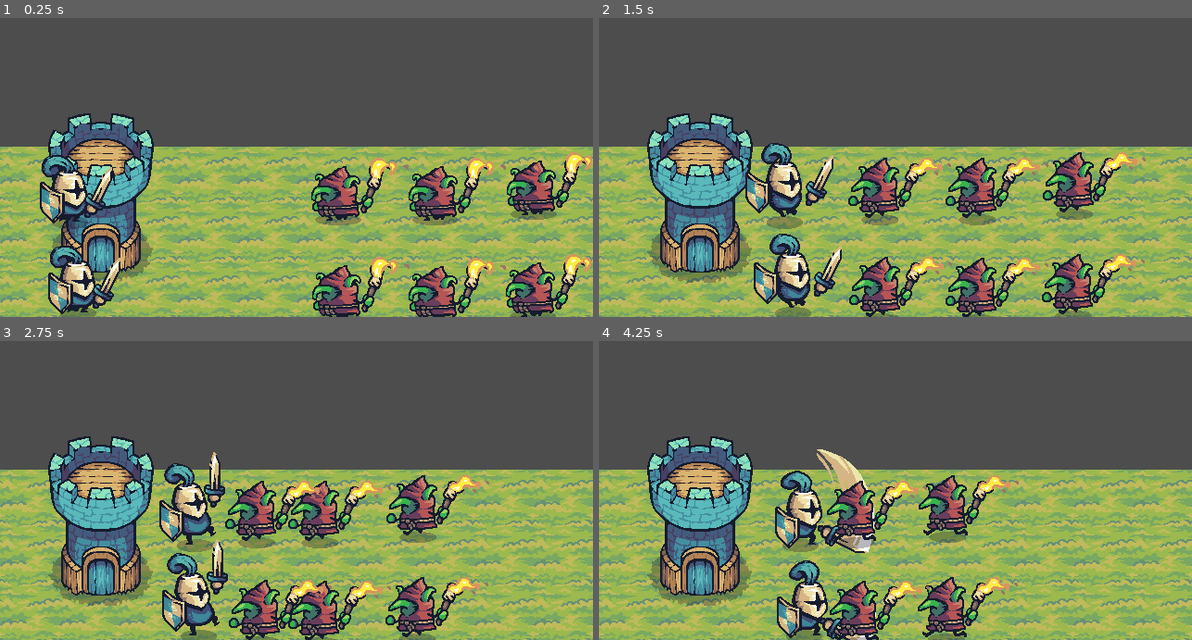
Above: before the commit, frames 1-4 (two rows, left to right).
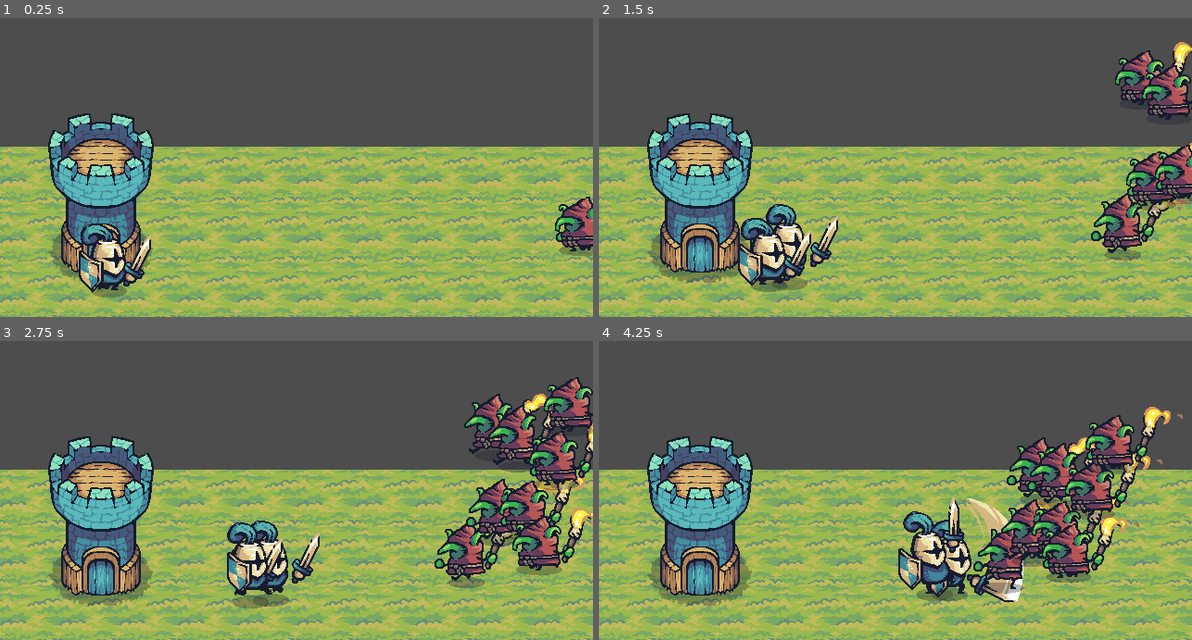
Above: after the commit, the same moments.

Repository: Jimi090/MiniTower
Game: Godot game, scene res://scenes/main_game.tscn
Same seed, same stepped clock (60 frames per second), same inputs: the game is played once before the commit and once after it.
Inputs (mouse positions are in pixels of both pictures, inside the frame that each line leads up to):
- Up to frame 1 (0.25 s): no input
- Up to frame 2 (1.5 s): tap Enter at 0.5 s; move the mouse to (1025, 134) at 0.52 s; hold Right 0.53-1.28 s; tap I at 0.6 s; click (1025, 134) at 0.67 s; move the mouse to (776, 167) at 1.27 s; hold Down from 1.28 s (still down); tap Alt at 1.35 s
- Up to frame 3 (2.75 s): move the mouse to (355, 400) at 2.02 s; release Down at 2.03 s; hold Right from 2.03 s (still down); tap Shift at 2.1 s
- Up to frame 4 (4.25 s): move the mouse to (865, 541) at 2.77 s; release Right at 2.78 s; hold Up 2.78-3.53 s; tap I at 2.85 s; click (865, 541) at 2.92 s; move the mouse to (1073, 523) at 3.52 s; hold Left from 3.53 s (still down); tap Alt at 3.6 s

The runs differ from the first frame. In frame 1, 16% of the frame differs, in the area x 6-100%, y 44-100%; in frame 2, 21%; in frame 3, 25%, in the area x 26-100%, y 12-100%; in frame 4, 22%.

Commit message:
Added automatic movement to nearest enemy. Basic wave spawn.

Diff:
--- a/src/scenes/knight.tscn
+++ b/src/scenes/knight.tscn
@@ -167,6 +167,7 @@
 shape = SubResource("RectangleShape2D_qqbil")
 
 [node name="AttackRange" type="Area2D" parent="." unique_id=511713675]
+scale = Vector2(0.8000001, 0.8000001)
 
 [node name="CollisionShape2D" type="CollisionShape2D" parent="AttackRange" unique_id=1914204050]
 position = Vector2(4, -4)
--- a/src/scenes/main_game.tscn
+++ b/src/scenes/main_game.tscn
@@ -3,8 +3,7 @@
 [ext_resource type="Texture2D" uid="uid://d3hw2h8hrqn0i" path="res://assets/Factions/Knights/Buildings/Tower/Tower_Blue.png" id="1_s3esy"]
 [ext_resource type="Texture2D" uid="uid://cps5ovge1ll70" path="res://assets/Terrain/Ground/Tilemap_Flat.png" id="2_72e8q"]
 [ext_resource type="Script" uid="uid://ck5ck6dsxk03p" path="res://scripts/tower.gd" id="2_ipu61"]
-[ext_resource type="PackedScene" uid="uid://ceroqbwl1y23k" path="res://scenes/knight.tscn" id="3_d2op2"]
-[ext_resource type="PackedScene" uid="uid://bqjbm364anqm4" path="res://scenes/enemy.tscn" id="4_0rdsr"]
+[ext_resource type="Script" uid="uid://bfxv4k0k3mgqu" path="res://scripts/wave_controller.gd" id="6_ygxny"]
 
 [sub_resource type="TileSetAtlasSource" id="TileSetAtlasSource_d2op2"]
 resource_name = "Grass"
@@ -556,26 +555,5 @@
 rotation = 0.010819581
 shape = SubResource("RectangleShape2D_8impv")
 
-[node name="Knight" parent="." unique_id=1327277148 instance=ExtResource("3_d2op2")]
-position = Vector2(59, 323)
-
-[node name="Knight2" parent="." unique_id=1380844135 instance=ExtResource("3_d2op2")]
-position = Vector2(50, 225)
-
-[node name="Enemy" parent="." unique_id=1619649285 instance=ExtResource("4_0rdsr")]
-position = Vector2(588, 218)
-
-[node name="Enemy6" parent="." unique_id=857162 instance=ExtResource("4_0rdsr")]
-position = Vector2(587, 328)
-
-[node name="Enemy5" parent="." unique_id=574234549 instance=ExtResource("4_0rdsr")]
-position = Vector2(483, 224)
-
-[node name="Enemy4" parent="." unique_id=1741693024 instance=ExtResource("4_0rdsr")]
-position = Vector2(378, 224)
-
-[node name="Enemy3" parent="." unique_id=482481446 instance=ExtResource("4_0rdsr")]
-position = Vector2(483, 332)
-
-[node name="Enemy2" parent="." unique_id=1679244911 instance=ExtResource("4_0rdsr")]
-position = Vector2(379, 331)
+[node name="WaveController" type="Node" parent="." unique_id=248254150]
+script = ExtResource("6_ygxny")
--- a/src/scenes/enemy.tscn
+++ b/src/scenes/torch_goblin.tscn
@@ -1,85 +1,85 @@
 [gd_scene format=3 uid="uid://bqjbm364anqm4"]
 
-[ext_resource type="Script" uid="uid://bnho4hukisa4p" path="res://scripts/enemy.gd" id="1_md0e3"]
-[ext_resource type="Texture2D" uid="uid://i484e18kr2ij" path="res://assets/Factions/Goblins/Troops/Torch/Red/Torch_Red.png" id="2_md0e3"]
+[ext_resource type="Script" uid="uid://bnho4hukisa4p" path="res://scripts/torch_goblin.gd" id="1_6ulqy"]
+[ext_resource type="Texture2D" uid="uid://i484e18kr2ij" path="res://assets/Factions/Goblins/Troops/Torch/Red/Torch_Red.png" id="2_6jeun"]
 
 [sub_resource type="RectangleShape2D" id="RectangleShape2D_qqbil"]
 size = Vector2(44, 60)
 
 [sub_resource type="AtlasTexture" id="AtlasTexture_4ra3w"]
-atlas = ExtResource("2_md0e3")
+atlas = ExtResource("2_6jeun")
 region = Rect2(0, 384, 192, 192)
 
 [sub_resource type="AtlasTexture" id="AtlasTexture_5uy6h"]
-atlas = ExtResource("2_md0e3")
+atlas = ExtResource("2_6jeun")
 region = Rect2(192, 384, 192, 192)
 
 [sub_resource type="AtlasTexture" id="AtlasTexture_c4w8v"]
-atlas = ExtResource("2_md0e3")
+atlas = ExtResource("2_6jeun")
 region = Rect2(384, 384, 192, 192)
 
 [sub_resource type="AtlasTexture" id="AtlasTexture_xwavj"]
-atlas = ExtResource("2_md0e3")
+atlas = ExtResource("2_6jeun")
 region = Rect2(576, 384, 192, 192)
 
 [sub_resource type="AtlasTexture" id="AtlasTexture_nenq2"]
-atlas = ExtResource("2_md0e3")
+atlas = ExtResource("2_6jeun")
 region = Rect2(768, 384, 192, 192)
 
 [sub_resource type="AtlasTexture" id="AtlasTexture_md484"]
-atlas = ExtResource("2_md0e3")
+atlas = ExtResource("2_6jeun")
 region = Rect2(960, 384, 192, 192)
 
 [sub_resource type="AtlasTexture" id="AtlasTexture_ipns3"]
-atlas = ExtResource("2_md0e3")
+atlas = ExtResource("2_6jeun")
 region = Rect2(0, 0, 192, 192)
 
 [sub_resource type="AtlasTexture" id="AtlasTexture_8qclf"]
-atlas = ExtResource("2_md0e3")
+atlas = ExtResource("2_6jeun")
 region = Rect2(192, 0, 192, 192)
 
 [sub_resource type="AtlasTexture" id="AtlasTexture_w8i8w"]
-atlas = ExtResource("2_md0e3")
+atlas = ExtResource("2_6jeun")
 region = Rect2(384, 0, 192, 192)
 
 [sub_resource type="AtlasTexture" id="AtlasTexture_otmr2"]
-atlas = ExtResource("2_md0e3")
+atlas = ExtResource("2_6jeun")
 region = Rect2(576, 0, 192, 192)
 
 [sub_resource type="AtlasTexture" id="AtlasTexture_wtq4b"]
-atlas = ExtResource("2_md0e3")
+atlas = ExtResource("2_6jeun")
 region = Rect2(768, 0, 192, 192)
 
 [sub_resource type="AtlasTexture" id="AtlasTexture_j0cyh"]
-atlas = ExtResource("2_md0e3")
+atlas = ExtResource("2_6jeun")
 region = Rect2(960, 0, 192, 192)
 
 [sub_resource type="AtlasTexture" id="AtlasTexture_g0wcc"]
-atlas = ExtResource("2_md0e3")
+atlas = ExtResource("2_6jeun")
 region = Rect2(1152, 0, 192, 192)
 
 [sub_resource type="AtlasTexture" id="AtlasTexture_s1ycm"]
-atlas = ExtResource("2_md0e3")
+atlas = ExtResource("2_6jeun")
 region = Rect2(0, 192, 192, 192)
 
 [sub_resource type="AtlasTexture" id="AtlasTexture_shcg2"]
-atlas = ExtResource("2_md0e3")
+atlas = ExtResource("2_6jeun")
 region = Rect2(192, 192, 192, 192)
 
 [sub_resource type="AtlasTexture" id="AtlasTexture_ile5s"]
-atlas = ExtResource("2_md0e3")
+atlas = ExtResource("2_6jeun")
 region = Rect2(384, 192, 192, 192)
 
 [sub_resource type="AtlasTexture" id="AtlasTexture_1x4g4"]
-atlas = ExtResource("2_md0e3")
+atlas = ExtResource("2_6jeun")
 region = Rect2(576, 192, 192, 192)
 
 [sub_resource type="AtlasTexture" id="AtlasTexture_2pwtc"]
-atlas = ExtResource("2_md0e3")
+atlas = ExtResource("2_6jeun")
 region = Rect2(768, 192, 192, 192)
 
 [sub_resource type="AtlasTexture" id="AtlasTexture_rogs8"]
-atlas = ExtResource("2_md0e3")
+atlas = ExtResource("2_6jeun")
 region = Rect2(960, 192, 192, 192)
 
 [sub_resource type="SpriteFrames" id="SpriteFrames_478fi"]
@@ -160,8 +160,8 @@
 [sub_resource type="CircleShape2D" id="CircleShape2D_478fi"]
 radius = 52.009613
 
-[node name="Enemy" type="CharacterBody2D" unique_id=1619649285]
-script = ExtResource("1_md0e3")
+[node name="Torch_goblin" type="CharacterBody2D" unique_id=1619649285]
+script = ExtResource("1_6ulqy")
 metadata/_edit_group_ = true
 
 [node name="CollisionShape2D" type="CollisionShape2D" parent="." unique_id=1657298571]
@@ -175,6 +175,8 @@
 flip_h = true
 
 [node name="AttackRange" type="Area2D" parent="." unique_id=44708935]
+scale = Vector2(0.7599999, 0.7599999)
 
 [node name="CollisionShape2D" type="CollisionShape2D" parent="AttackRange" unique_id=2071868380]
+scale = Vector2(1.2000004, 1.2000004)
 shape = SubResource("CircleShape2D_478fi")
--- a/src/scripts/character.gd
+++ b/src/scripts/character.gd
@@ -26,12 +26,9 @@
 		team = new_value
 		if team == Teams.BLUE:
 			enemy = Teams.RED
-			direction = 1
 		elif team == Teams.RED:
 			enemy = Teams.BLUE
-			direction = -1
 var enemy : Teams
-var direction : int
 
 @export var attack_range: Area2D
 
@@ -60,7 +57,6 @@
 	can_attack = true
 
 	if body != null:
-		print(body)
 		attack(body)
 	else:
 		is_attacking = false
@@ -73,7 +69,7 @@
 	elif state == States.ATTACKING:
 		$AnimatedSprite2D.play("attacking")
 
-func on_enemy_in_range_entered(body):
+func on_enemy_in_attack_range_entered(body):
 	if body.team == enemy:
 		targets.append(body)
 		if not is_attacking:
@@ -81,20 +77,42 @@
 			await get_tree().create_timer(first_attack_cooldown).timeout
 			attack(body)
 
-func on_enemy_in_range_exited(body):
+func on_enemy_in_attack_range_exited(body):
 	targets.erase(body)
 	if len(targets)>0:
 		is_attacking = true
 		await get_tree().create_timer(first_attack_cooldown).timeout
-		attack(targets[0])
+		if len(targets)>0:
+			attack(targets[0])
+
+func get_nearest_enemy():
+	var nearest = null
+	var nearest_distance = INF
+
+	for body:CharacterBody2D in get_tree().get_nodes_in_group(str(enemy)):
+		var distance = global_position.distance_to(body.global_position)
+
+		if distance<nearest_distance:
+			nearest_distance=distance
+			nearest=body
+	return nearest
 
 # Called when the node enters the scene tree for the first time.
 func _ready() -> void:
-	attack_range.body_entered.connect(on_enemy_in_range_entered)
-	attack_range.body_exited.connect(on_enemy_in_range_exited)
+	attack_range.body_entered.connect(on_enemy_in_attack_range_entered)
+	attack_range.body_exited.connect(on_enemy_in_attack_range_exited)
+	add_to_group(str(team))
+	#you need to add directly to the character
 
 # Called every frame. 'delta' is the elapsed time since the previous frame.
 func _process(delta: float) -> void:
-	if position.x <= 600 and position.x >= 40 and not is_attacking:
-		position.x += direction * speed * delta
+	var nearest_enemy = get_nearest_enemy()
+
+	if nearest_enemy and not is_attacking:
+		var direction = global_position.direction_to(nearest_enemy.global_position)
+		position += direction * speed * delta
 		state = States.RUNNING
+	elif nearest_enemy:
+		state = States.ATTACKING
+	else:
+		state = States.IDLE
--- a/src/scripts/knight.gd
+++ b/src/scripts/knight.gd
@@ -5,8 +5,7 @@
 	health = 300
 	damage = 30
 	attack_cooldown = 1.1
-	speed = 100
+	speed = 70
 	team = Teams.BLUE
 	attack_range = $AttackRange
-	attack_range.body_entered.connect(on_enemy_in_range_entered)
-	attack_range.body_exited.connect(on_enemy_in_range_exited)
+	super()
--- a/src/scripts/enemy.gd
+++ b/src/scripts/torch_goblin.gd
@@ -1,5 +1,4 @@
 extends Character
-
 
 # Called when the node enters the scene tree for the first time.
 func _ready() -> void:
@@ -9,5 +8,4 @@
 	speed = 50
 	team = Teams.RED
 	attack_range = $AttackRange
-	attack_range.body_entered.connect(on_enemy_in_range_entered)
-	attack_range.body_exited.connect(on_enemy_in_range_exited)
+	super()
--- /dev/null
+++ b/src/scripts/wave_controller.gd
@@ -0,0 +1,38 @@
+extends Node
+
+var wave = 1
+var knight_scene = preload("res://scenes/knight.tscn")
+var torch_goblin_scene = preload("res://scenes/torch_goblin.tscn")
+
+const blue_spawn_point := Vector2(100,300)
+
+# Called when the node enters the scene tree for the first time.
+func _ready() -> void:
+	spawn_blue()
+	spawn_red()
+
+func spawn_blue():
+	for i in 2:
+		spawn_knight()
+		await get_tree().create_timer(0.3).timeout
+
+
+func spawn_red():
+	for i in 8:
+		spawn_torch_goblin()
+		await get_tree().create_timer(0.3).timeout
+
+func spawn_knight():
+	var instance = knight_scene.instantiate()
+	add_child(instance)
+	instance.global_position = blue_spawn_point
+
+func spawn_torch_goblin():
+	var instance = torch_goblin_scene.instantiate()
+	add_child(instance)
+	var y = randf_range(40,320)
+	instance.global_position = Vector2(640,y)
+
+# Called every frame. 'delta' is the elapsed time since the previous frame.
+func _process(delta: float) -> void:
+	pass
Renamed: src/scripts/enemy.gd.uid -> src/scripts/torch_goblin.gd.uid
Not shown, added: src/scripts/wave_controller.gd.uid
